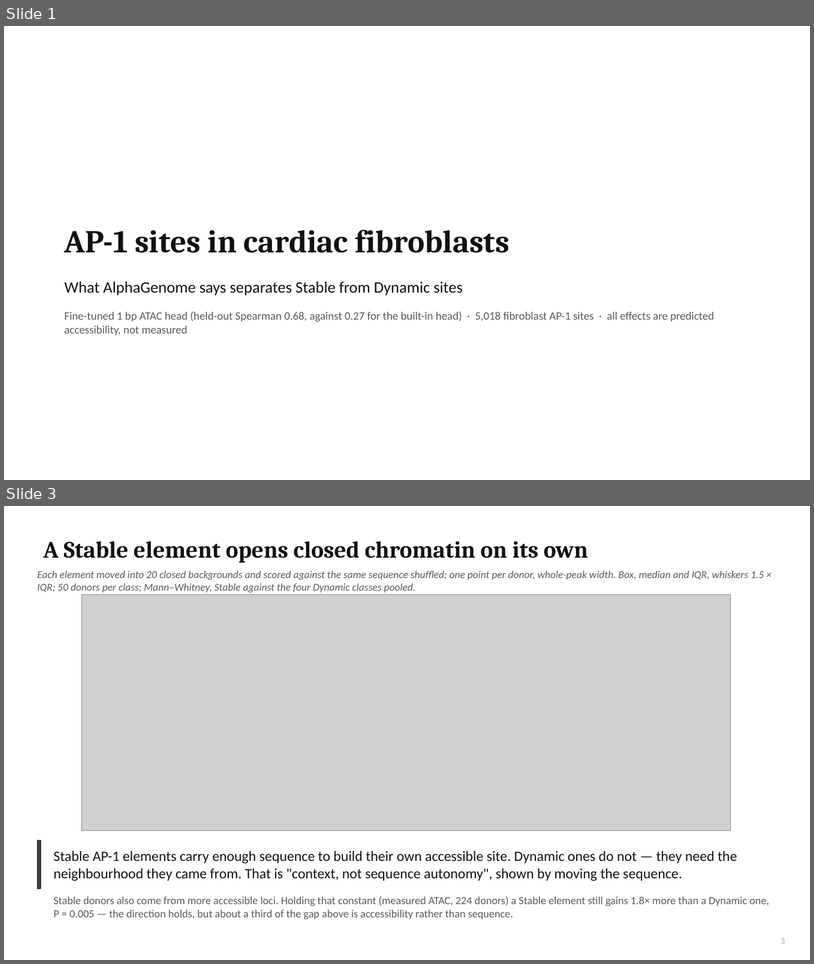
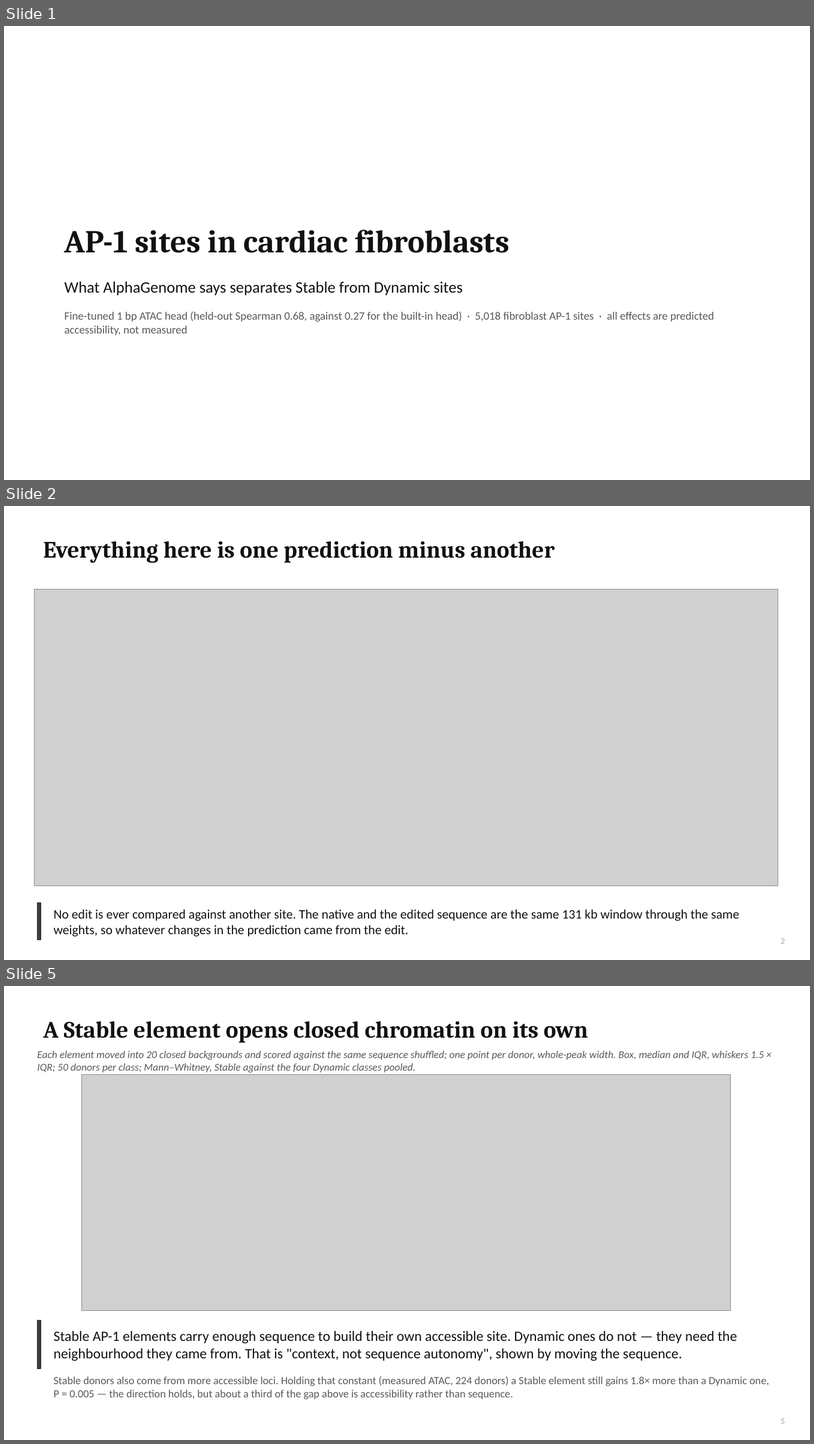
Before and after one commit to cytokine4242/Alpha_Genome_Ap1, a slide deck: Analysis/AP1_fibroblast_lab_meeting.pptx. Shown one above the other, each under a label of ours: slides 1 and 3 before the commit, slides 1, 2 and 5 after it; the slides between them are not shown. The pictures are 814x964 and 814x1444 pixels, drawn with LibreOffice and Linux fonts; fonts in the diff are those of the drawing; grey boxes stand for pictures. Boxes give left, top, right and bottom in pixels: in the first picture for what was removed or moved away, otherwise in the second. Text is boxed around its words. In the diff, an @@ line names an element or a change of style, - is before the commit and + after.

```diff
--- a/Analysis/AP1_fibroblast_lab_meeting.pptx
+++ b/Analysis/AP1_fibroblast_lab_meeting.pptx
@@ slide 2 added at box(4, 506, 810, 960), background #FFFFFF @@
@@ title added at box(43, 541, 555, 563), 28 pt, text #111111, bold @@
+Everything here is one prediction minus another
@@ picture added at box(34, 589, 779, 886) @@
@@ rectangle added at box(37, 902, 41, 940), fill #3F3F3F, outline #333333 1 pt @@
@@ text added at box(54, 909, 740, 936), 15.5 pt, text #111111 @@
+No edit is ever compared against another site. The native and the edited sequence are the same 131 kb window through the same weights, so whatever changes in the prediction came from the edit.
@@ page number added at box(781, 938, 785, 943), 10 pt, text #A6A6A6 @@
+2
@@ what was slide 3 is now slide 5 @@
@@ page number at box(781, 1418, 785, 1423): text changed @@
-3
+5
```
Also in this commit, not shown: 3 other slides added, 1 slide removed, 10 other files.
